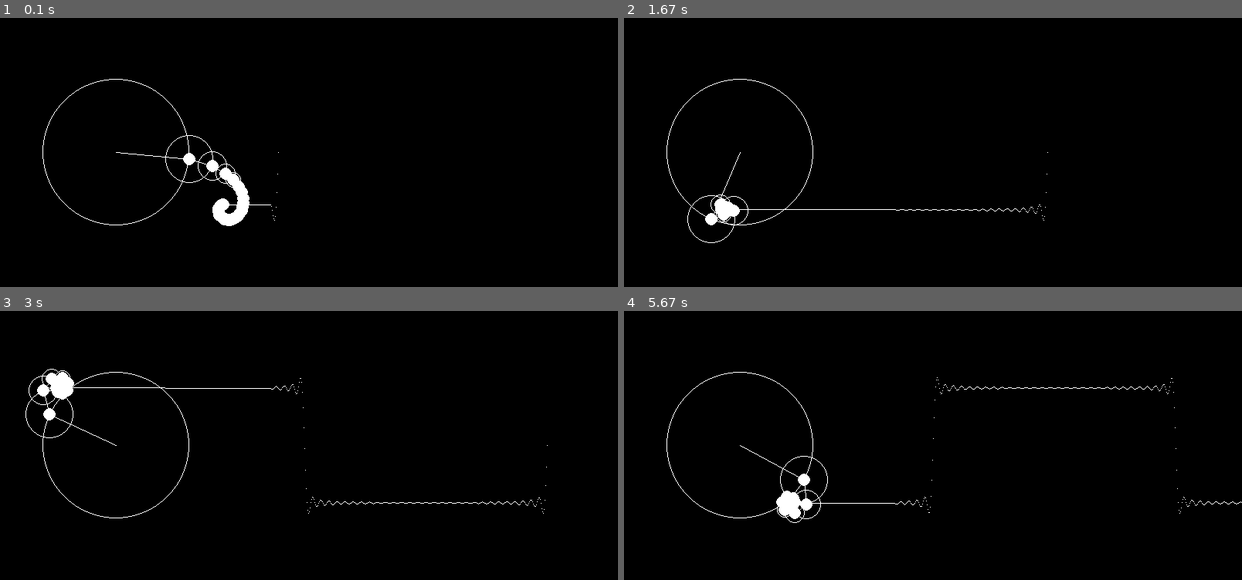
Above: before the commit, frames 1-4 (two rows, left to right).
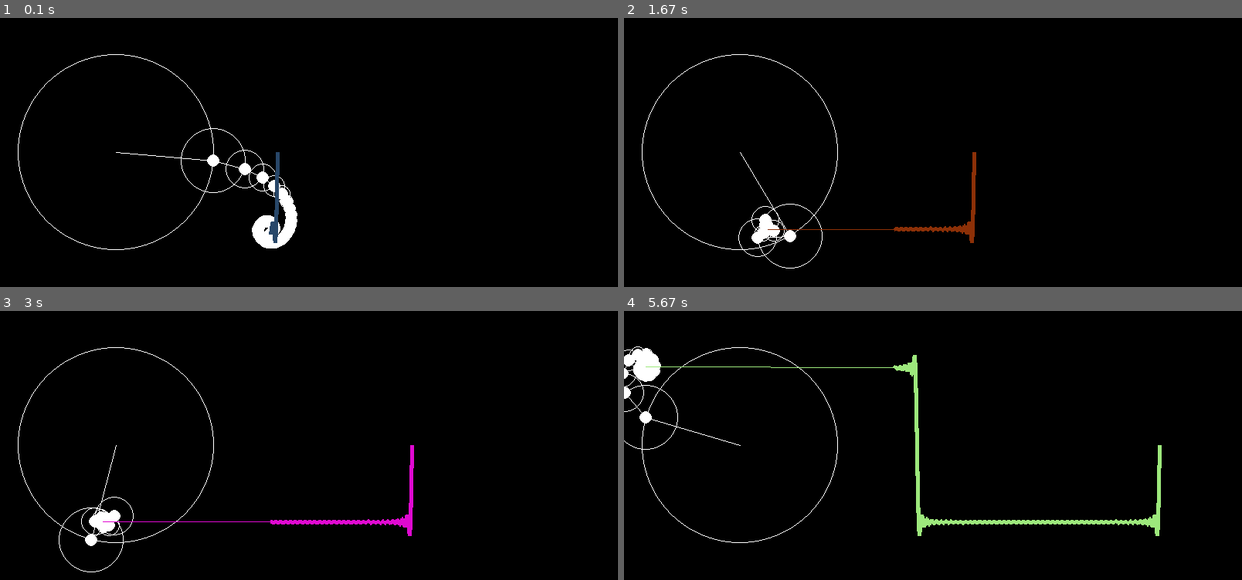
Above: after the commit, the same moments.

Repository: necromancerthedark/FourierSeriesVisualisationPyGame
Game: pygame game, started from fourier.py
Two runs of this game, one before a commit and one after it. Both use one fixed random seed, a clock stepped at 60 frames per second and the inputs below.
Inputs:
- Up to frame 1 (0.1 s): no input
- Up to frame 2 (1.67 s): no input
- Up to frame 3 (3 s): no input
- Up to frame 4 (5.67 s): no input

The runs differ from the first frame. In frame 1, 2.7% of the frame differs, in the area x 2-49%, y 13-87%; in frame 2, 2.0%; in frame 3, 2.4%; in frame 4, 3.5%, in the area x 0-100%, y 13-87%.

Commit message:
Improved The looks of Waves a Bit

Diff:
--- a/fourier.py
+++ b/fourier.py
@@ -25,17 +25,17 @@
     x = y = 0
 
     window.fill(black)
-    for i in range(30):
+    for i in range(50):
         prevx = x
         prevy = y
         n = i*2 + 1
-        radius = 75 * (4/(n*math.pi))
+        radius = 100 * (4/(n*math.pi))
         x += radius * math.cos(n*time)
         y += radius * math.sin(n*time)
 
-        r = 255  # 0+random.randint(5, 250)
-        g = 255  # 0 + random.randint(5, 250)
-        b = 255  # 0+random.randint(5, 250)
+        r = 0+random.randint(5, 250)
+        g = 0 + random.randint(5, 250)
+        b = 0+random.randint(5, 250)
 
         pygame.draw.circle(window, white, (150+int(prevx),
                                            300+int(prevy)), int(radius), 1)
@@ -43,14 +43,14 @@
         pygame.draw.line(window, white, (150+int(prevx), 300+int(prevy)),
                          (150+int(x), 300+int(y)))
 
-    clock.tick(300)
+    #clock.tick(300)
 
     dots.insert(0, y)
     pygame.draw.line(window, (r, g, b), (150+x, 300 + y),
                      (350, 300+int(dots[0])))
-    for i in range(len(dots)):
-        gfxdraw.pixel(window, 350 + i, 300+int(dots[i]), (r, g, b))
-        # pygame.draw.polygon(window,white,((350+i,dots[i])))
+    for i in range(len(dots)-2):
+        #gfxdraw.pixel(window, 350 + i, 300+int(dots[i]), (r, g, b))
+        pygame.draw.polygon(window,(r,g,b),((350+i,300+dots[i]),(350+i+1,300+dots[i+1]),(350+i+2,300+dots[i+2])),5)
     pygame.display.update()
     if len(dots) > 500:
         dots = dots[0:450]
